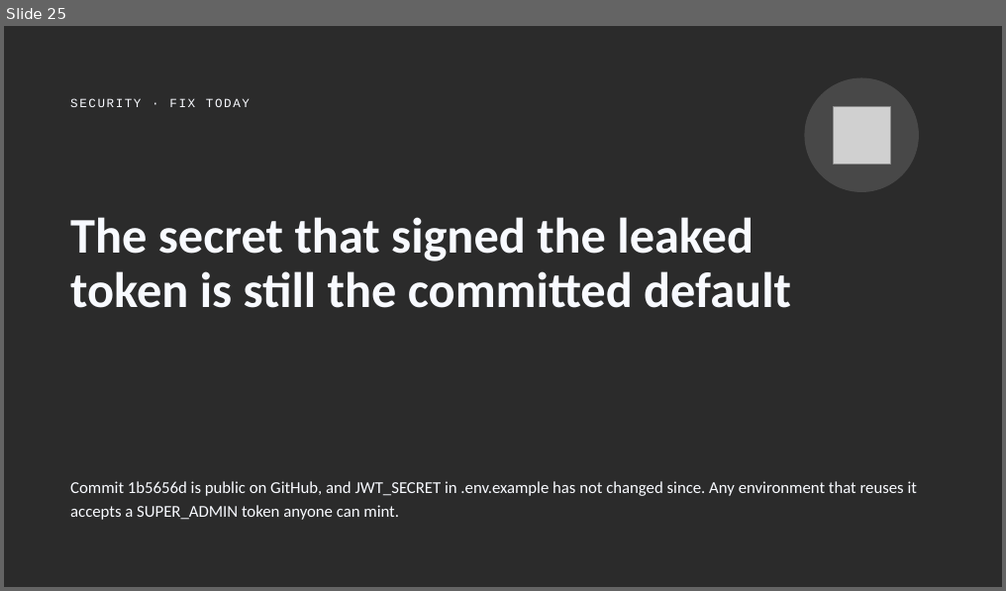
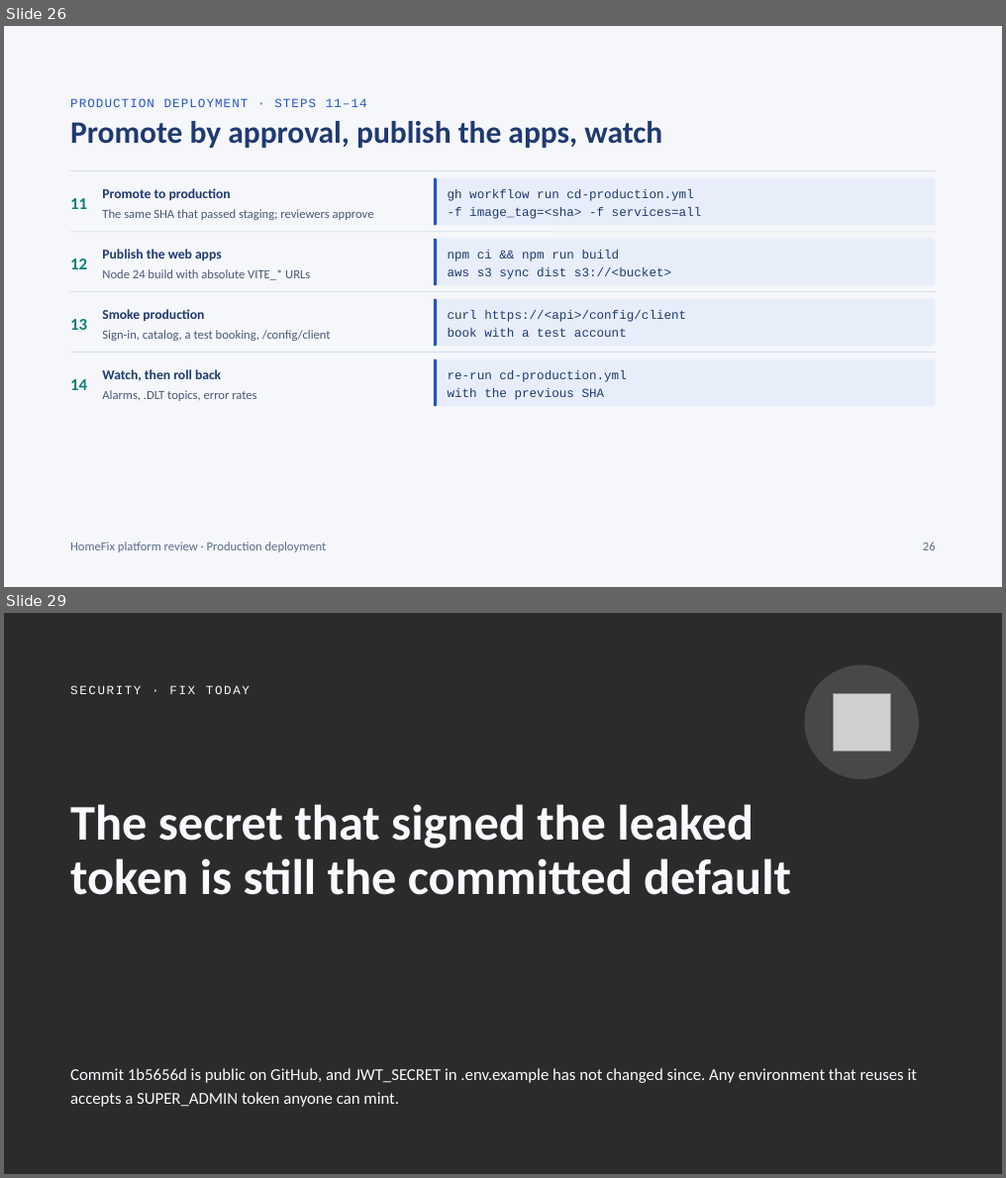
Before and after one commit to KripaGIT009/home-fix, a slide deck: docs/HomeFix_Design_Deck.pptx. Shown one above the other, each under a label of ours: slide 25 before the commit, slides 26 and 29 after it; the slides between them are not shown. The pictures are 1006x591 and 1006x1178 pixels, drawn with LibreOffice and Linux fonts; fonts in the diff are those of the drawing; grey boxes stand for pictures; background and template pictures are left out; a plain dark background stands for a picture behind light text. Boxes give left, top, right and bottom in pixels: in the first picture for what was removed or moved away, otherwise in the second. Text is boxed around its words. In the diff, an @@ line names an element or a change of style, - is before the commit and + after.

```diff
--- a/docs/HomeFix_Design_Deck.pptx
+++ b/docs/HomeFix_Design_Deck.pptx
@@ slide 26 added at bbox=[4, 26, 1002, 587], background #F5F7FB @@
@@ text added at bbox=[70, 98, 367, 107], 12 pt, text #2454C5 @@
+PRODUCTION DEPLOYMENT · STEPS 11–14
@@ text added at bbox=[70, 121, 662, 148], 30 pt, text #1F3A70, bold @@
+Promote by approval, publish the apps, watch
@@ line added from (70, 172) to (936, 172), #D5DEEC 0.5 pt @@
@@ text added at bbox=[70, 198, 87, 209], 16 pt, text #0B7F74, bold @@
+11
@@ text added at bbox=[102, 188, 231, 200], 13 pt, text #1F3A70, bold @@
+Promote to production
@@ rounded rectangle added at bbox=[434, 178, 936, 225], fill #E7EEFA @@
@@ rounded rectangle added at bbox=[434, 178, 437, 225], fill #2454C5 @@
@@ text added at bbox=[448, 189, 702, 219], 12 pt, text #1F3A70 @@
+gh workflow run cd-production.yml
+-f image_tag=<sha> -f services=all
@@ line added from (70, 232) to (936, 232), #D5DEEC 0.5 pt @@
@@ text added at bbox=[102, 209, 374, 220], 12 pt, text #4A5878 @@
+The same SHA that passed staging; reviewers approve
@@ text added at bbox=[70, 259, 87, 270], 16 pt, text #0B7F74, bold @@
+12
@@ text added at bbox=[102, 249, 222, 261], 13 pt, text #1F3A70, bold @@
+Publish the web apps
@@ rounded rectangle added at bbox=[434, 239, 936, 285], fill #E7EEFA @@
@@ rounded rectangle added at bbox=[434, 239, 437, 285], fill #2454C5 @@
@@ text added at bbox=[448, 250, 671, 279], 12 pt, text #1F3A70 @@
+npm ci && npm run build
+aws s3 sync dist s3://<bucket>
@@ line added from (70, 292) to (936, 292), #D5DEEC 0.5 pt @@
@@ text added at bbox=[102, 270, 310, 280], 12 pt, text #4A5878 @@
+Node 24 build with absolute VITE_* URLs
@@ text added at bbox=[70, 319, 87, 330], 16 pt, text #0B7F74, bold @@
+13
@@ text added at bbox=[102, 309, 204, 321], 13 pt, text #1F3A70, bold @@
+Smoke production
@@ rounded rectangle added at bbox=[434, 299, 936, 347], fill #E7EEFA @@
@@ rounded rectangle added at bbox=[434, 299, 437, 347], fill #2454C5 @@
@@ text added at bbox=[448, 310, 686, 337], 12 pt, text #1F3A70 @@
+curl https://<api>/config/client
+book with a test account
@@ text added at bbox=[102, 330, 331, 341], 12 pt, text #4A5878 @@
+Sign-in, catalog, a test booking, /config/client
@@ line added from (70, 353) to (936, 353), #D5DEEC 0.5 pt @@
@@ text added at bbox=[70, 379, 87, 390], 16 pt, text #0B7F74, bold @@
+14
@@ text added at bbox=[102, 370, 221, 381], 13 pt, text #1F3A70, bold @@
+Watch, then roll back
@@ rounded rectangle added at bbox=[434, 360, 936, 406], fill #E7EEFA @@
@@ rounded rectangle added at bbox=[434, 360, 437, 406], fill #2454C5 @@
@@ text added at bbox=[448, 371, 626, 400], 12 pt, text #1F3A70 @@
+re-run cd-production.yml
+with the previous SHA
@@ text added at bbox=[102, 390, 256, 401], 12 pt, text #4A5878 @@
+Alarms, .DLT topics, error rates
@@ text added at bbox=[70, 542, 327, 553], 12 pt, text #5C6B8A @@
+HomeFix platform review · Production deployment
@@ text added at bbox=[923, 542, 936, 551], 12 pt, text #5C6B8A @@
+26
@@ what was slide 25 is now slide 29 @@
```
Also in this commit, not shown: 27 slides changed, 6 other slides added, 2 slides removed, 8 other files.
